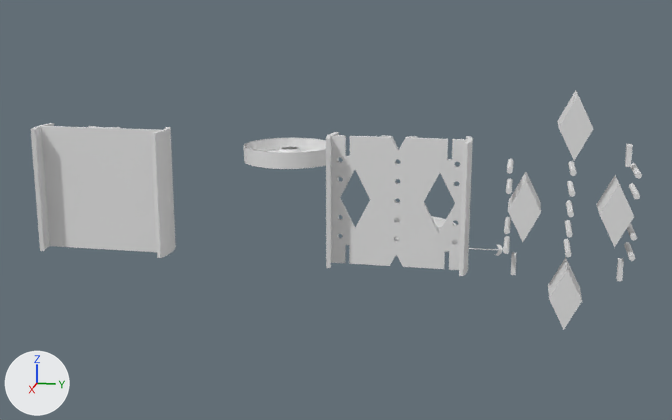
Before and after pictures for a commit that changed the Blender file din/din.blend.
Both versions are drawn from a 50 mm camera at (1005.0, 119.0, 284.0) aimed at (35.0, -75.0, 42.0). Arrows for +X, +Y and +Z are at lower left; the lights stay in place.

Before the edit, the objects in view are built like this:
```python
me_cube_000 = bpy.data.meshes.new('Cube.000')
me_cube_000.from_pydata(...)  # 64 vertices, 60 faces; spans x -11.4..11.7, y -7.2..7.2, z 0.0..40.4
me_hydroponic_fittings_cap_4in = bpy.data.meshes.new('Hydroponic-Fittings-Cap-4In')
me_hydroponic_fittings_cap_4in.from_pydata(...)  # 640 vertices, 1024 faces; spans x -51.5..51.5, y 75.4..178.4, z 88.6..105.7
me_plane_001 = bpy.data.meshes.new('Plane.001')
me_plane_001.from_pydata(...)  # 1019 vertices, 653 faces; spans x -15.1..28.8, y -79.4..65.9, z 0.0..133.3
ob_clip = bpy.data.objects.new('clip', me_cube_000)
ob_clip.location = (33.5, 0.0, 0.0)
ob_din_mount = bpy.data.objects.new('din-mount', me_plane_001)
ob_din_mount.location = (84.7, 7.1, 0.0)
ob_end_cap = bpy.data.objects.new('end-cap', me_hydroponic_fittings_cap_4in)
ob_end_cap.location = (0.0, -261.7, 0.0)
# also in view: 'blank.001' at (92.0, -317.0, 67.0); 'hole-pat' at (92.0, 169.0, 67.0)
```
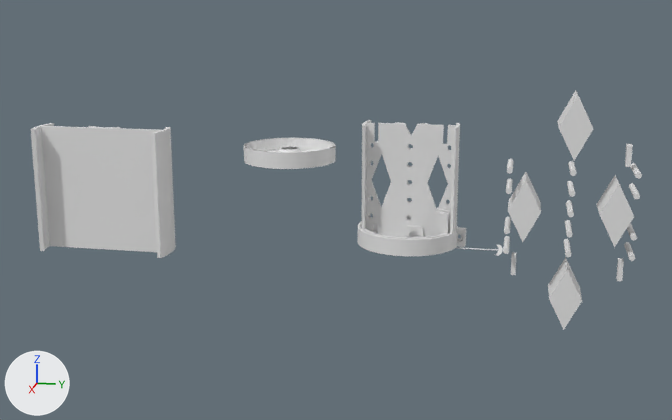
Commit message: autosync din rail

Pixel boxes [x1, y1, x2, y2] of what changed, in the pictures (672 x 420 px; the box of a moved part takes in the faces that stretch with it):
'din-mount', reshaped, moved (32% narrower, 10% shorter): before [326, 132, 473, 276]; after [361, 120, 460, 250]
'clip', moved (not visible before): after [434, 208, 449, 236]
part 1 of me_plane_001, moved or reshaped: before [326, 132, 389, 268]; after [361, 120, 402, 237]
part 2 of me_plane_001, moved or reshaped: before [406, 136, 473, 276]; after [417, 123, 460, 250]
'end-cap.001', unchanged, uncovered by the edit: before [395, 216, 457, 256]; after [358, 215, 458, 256]

The edits, one by one:
me_plane_001 is used by ob_din_mount; location (84.7, 7.1, 0.0).
me_plane_001 had 1019 vertices, 653 faces and spanned x -15.1..28.8, y -79.4..65.9, z 0.0..133.3.
me_plane_001 now has 1019 vertices, 653 faces and spans x -15.1..28.8, y -59.4..45.7, z 0.0..133.3.
me_plane_001 part 1: 324 of 1019 vertices moved; they spanned x -15.1..28.8, y -79.4..-34.8, z 0.0..133.3 and now span x -15.1..28.8, y -59.4..-27.7, z 0.0..133.3; mean shift (0.0, 16.4, 0.0); largest move (4.8, -79.4, 0.0) -> (4.8, -59.4, 0.0).
me_plane_001 part 2: 323 of 1019 vertices moved; they spanned x -15.1..28.8, y 19.4..65.9, z 0.0..133.3 and now span x -15.1..28.8, y 12.3..45.7, z 0.0..133.3; mean shift (0.0, -16.4, 0.0); largest move (4.8, 65.9, 0.0) -> (4.8, 45.7, 0.0).
Object 'din-mount' (ob_din_mount) moves from (84.7, 7.1, 0.0) to (-6.8, 8.5, 0.0).
Object 'clip' (ob_clip) moves from (33.5, 0.0, 0.0) to (10.5, 39.1, 0.0).
